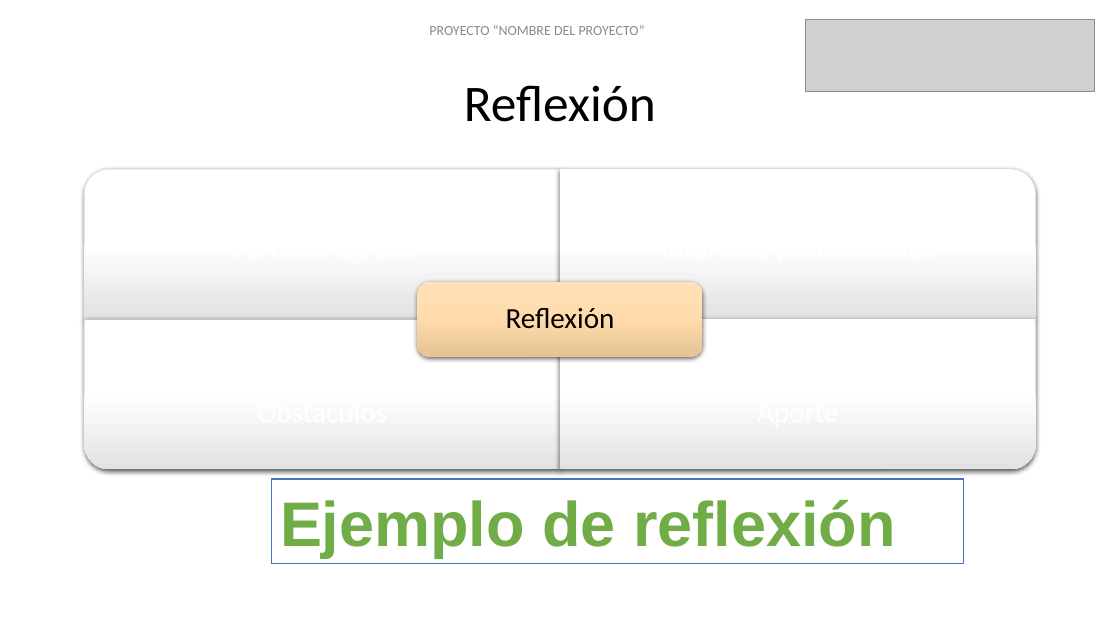
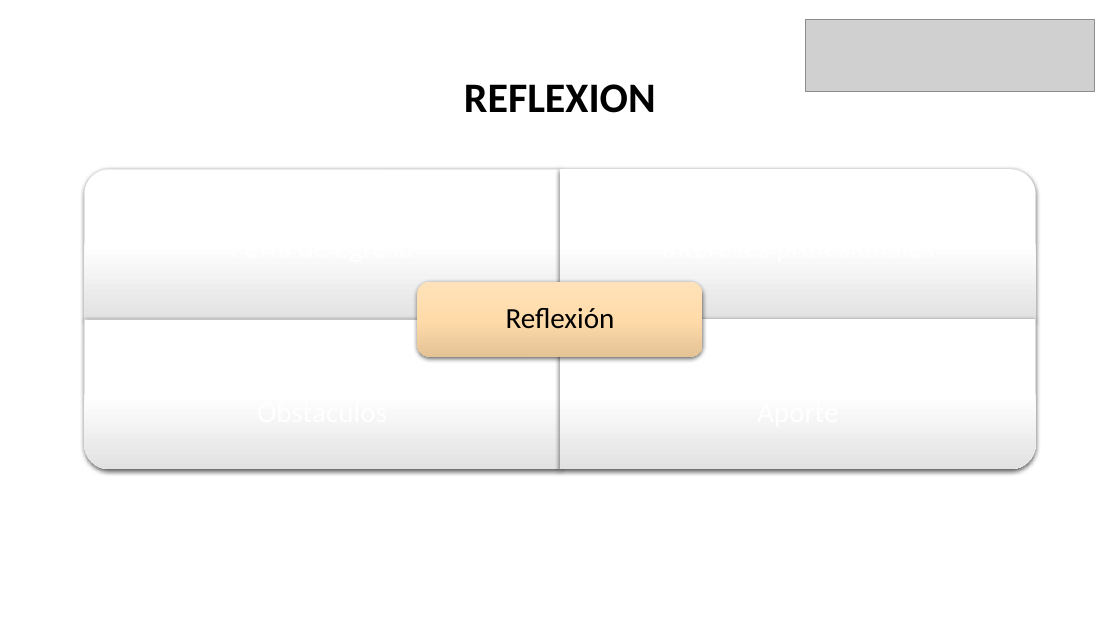
Before and after one commit to 4vil4/VeterinariaPucara, a slide deck: slide 19 of FASE 3/Evidencias Grupales/Presentación Capstone.pptx (slide 21 before the commit). Drawn at 1120x630 pixels with LibreOffice and Linux fonts; fonts in the diff are those of the drawing; grey boxes stand for pictures; background and template pictures are left out. Boxes give left, top, right and bottom in pixels: in the first picture for what was removed or moved away, otherwise in the second. Text is boxed around its words. In the diff, an @@ line names an element or a change of style, - is before the commit and + after.

```diff
--- a/FASE 3/Evidencias Grupales/Presentación Capstone.pptx
+++ b/FASE 3/Evidencias Grupales/Presentación Capstone.pptx
@@ text removed at (429,25,645,35) @@
-PROYECTO “NOMBRE DEL PROYECTO”
@@ text at (464,84,656,113): text changed; size 44 to 36 pt; bold on @@
-Reflexión
+REFLEXION
@@ rectangle removed at (272,479,965,564) @@
-Ejemplo de reflexión
```
Also in this commit, not shown: 5 other slides changed, 2 slides added, 2 slides removed, 1 other file.
